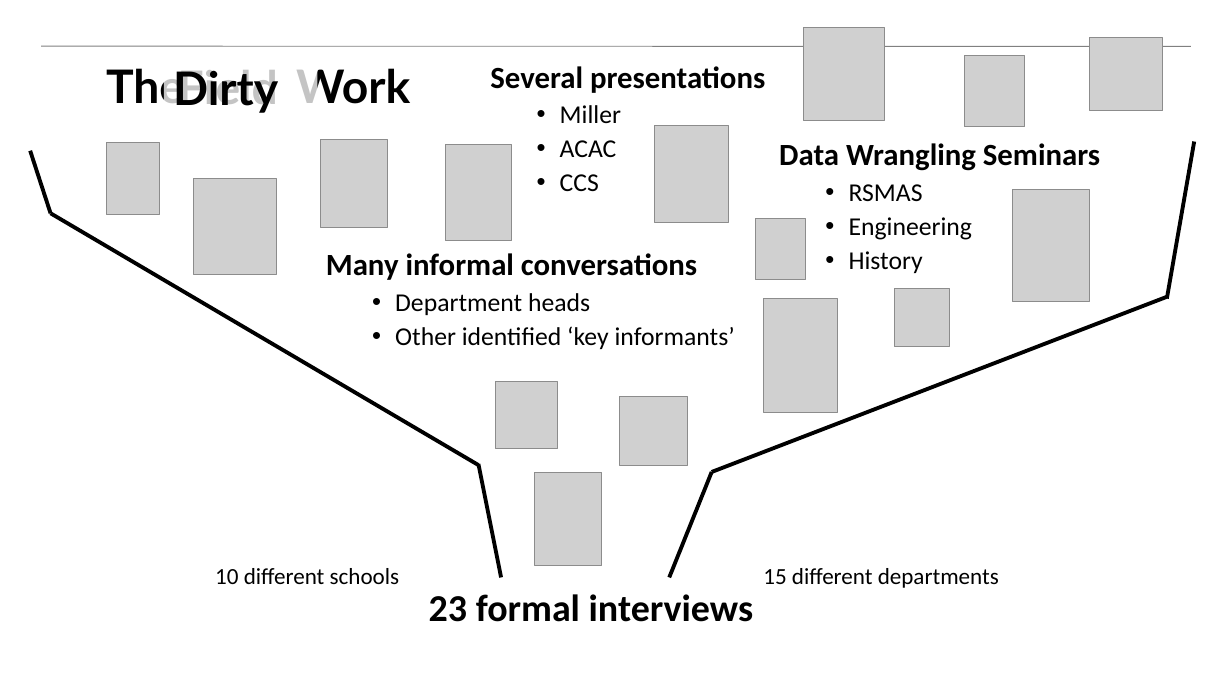
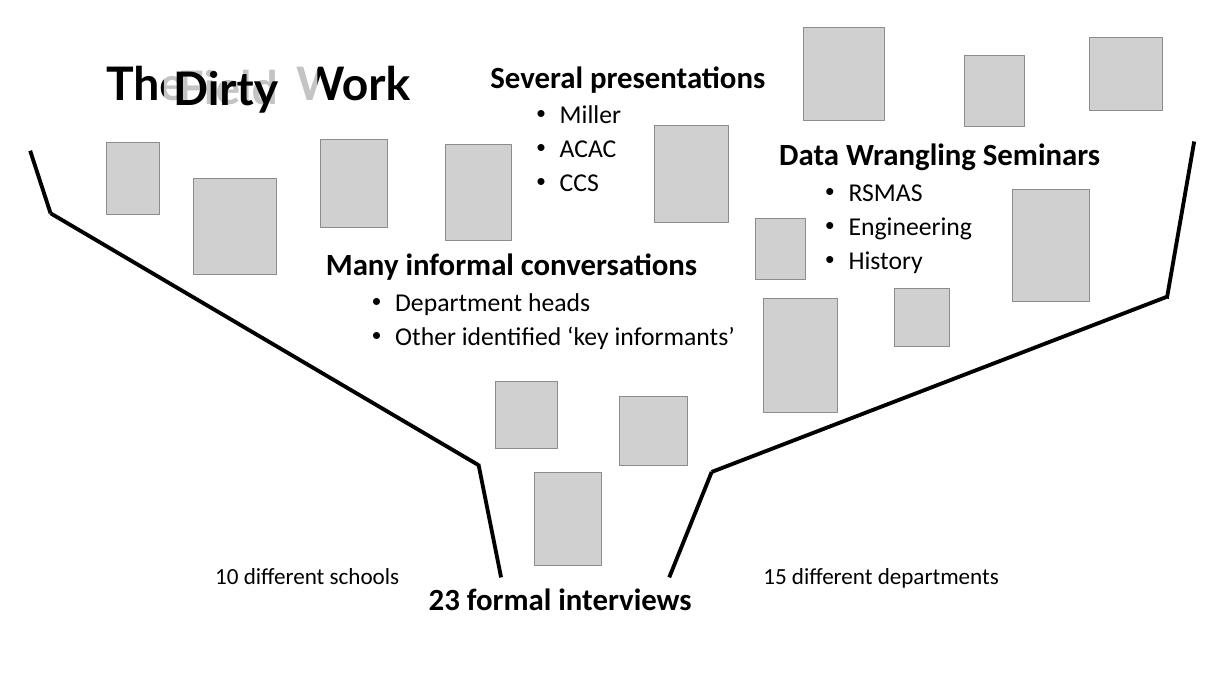
Before and after one commit to tibbben/teaching.data.literacy, a slide deck: slide 3 of UM_DataManagementClass/Lessons/06/06_SecondMeeting.pptx. Drawn at 1232x693 pixels with LibreOffice and Linux fonts; fonts in the diff are those of the drawing; grey boxes stand for pictures; background and template pictures are left out. Boxes give left, top, right and bottom in pixels: in the first picture for what was removed or moved away, otherwise in the second. Text is boxed around its words. In the diff, an @@ line names an element or a change of style, - is before the commit and + after.

```diff
--- a/UM_DataManagementClass/Lessons/06/06_SecondMeeting.pptx
+++ b/UM_DataManagementClass/Lessons/06/06_SecondMeeting.pptx
@@ title "The Work" at [106,65,410,105]: line spacing 1 to 0.9 @@
@@ line removed from (41, 46) to (1191, 46) @@
@@ text "23 formal interviews" at [429,588,691,611]: size 29.6 to 24 pt; line spacing 1 to 0.9; more space between paragraphs @@
```
Also in this commit, not shown: 2 other slides changed, 4 slides added, 2 other files.
